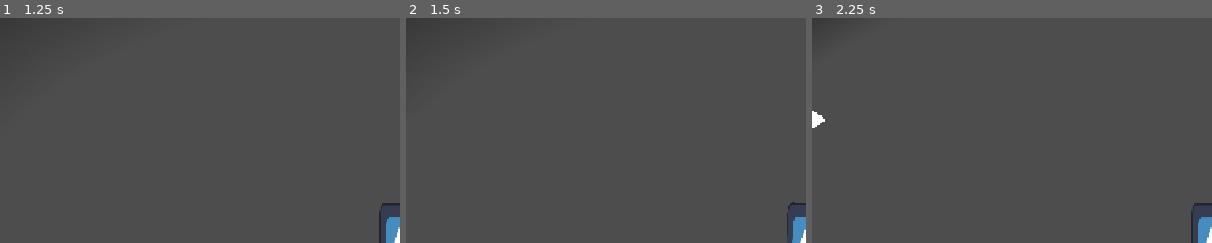
Above: before the commit, frames 1-3 (left to right).
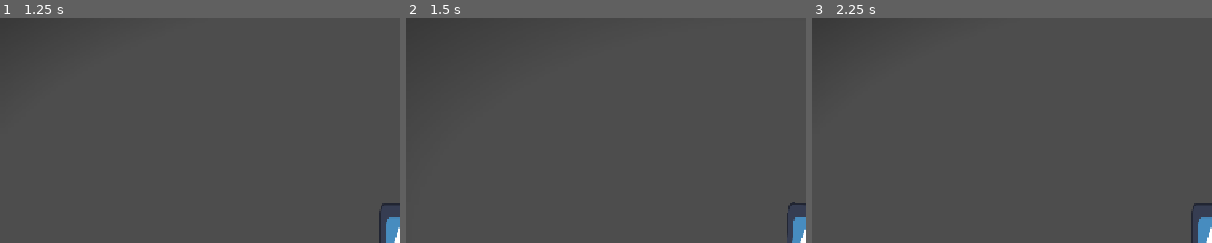
Above: after the commit, the same moments.

Repository: Jeremy-81/GamaBanda
Game: Godot game, scene res://scenes/game.tscn
The game is run twice, just before and just after one commit, with the same random seed, the same clock (stepped at 60 frames per second) and the same inputs. The engine's default icon, where the game draws it, is replaced by a stand-in: a white triangle on a blue panel in a dark square.
Inputs:
- Up to frame 1 (1.25 s): hold D (go_right) from 0.53 s (still down); hold Space (jump) from 0.53 s (still down)
- Up to frame 2 (1.5 s): keep holding D (go_right); release Space (jump) at 1.28 s; tap Ctrl (dash) at 1.35 s
- Up to frame 3 (2.25 s): tap Space (jump) at 1.52, 1.55, 1.82 s; release D (go_right) at 2.03 s; hold A (go_left) from 2.03 s (still down); hold Space (jump) from 2.03 s (still down)
The pictures show only the part of the screen within x 0-50%, y 0-50%; the shares and areas given below are measured in that part.

Frame 1 is identical in both runs. In frame 3, 0.2% of the frame differs, in the area x 0-4%, y 41-49%.

Commit message:
Added speed falling

Diff:
--- a/scenes/objects/player/player.gd
+++ b/scenes/objects/player/player.gd
@@ -1,13 +1,21 @@
 extends CharacterBody2D
+
+var base_darken_factor : float;
 
 var DASH_SPEED : float = 2500.0;
 var can_dash : bool = false;
+var has_jumped : bool = false;
 
 var gravity : float = 1800.0;
 
 var h_direction : float = 0.0;
 var h_speed : float = 800.0;
 var v_speed : float = 0.0;
+
+func _ready():
+	base_darken_factor = %ScreenShadow.texture.gradient.get_offset(0);
+	pass;
+
 
 func _process(delta) -> void:
 	# Dash state overwrites all movement.
@@ -20,6 +28,11 @@
 
 	if is_on_floor():
 		can_dash = true;
+		has_jumped = false;
+
+	var is_speed_falling := false;
+	if has_jumped and not is_on_floor() and Input.is_action_pressed("jump"):
+		is_speed_falling = true;
 
 	if Input.is_action_just_pressed("dash") and can_dash:
 		h_direction = sign(h_direction);
@@ -32,11 +45,20 @@
 
 	if Input.is_action_just_pressed("jump") and is_on_floor():
 		v_speed = -800.0;
-	v_speed += gravity * delta;
+	if Input.is_action_just_released("jump") and !has_jumped:
+		has_jumped = true;
+
+	if is_speed_falling:
+		v_speed += gravity * delta * 16;
+	else:
+		v_speed += gravity * delta;
 
 	velocity = Vector2(h_direction * h_speed, v_speed);
 	move_and_slide();
 	v_speed = velocity.y;
+
+	if is_speed_falling and is_on_floor():
+		$FloorImpactParticles.restart();
 	pass;
 
 
@@ -49,9 +71,9 @@
 
 func _darken_screen() -> void:
 	var darken_tween = get_tree().create_tween();
-	darken_tween.tween_method(_update_darken, 0.9, 0.8, 0.1);
+	darken_tween.tween_method(_update_darken, base_darken_factor, 0.9 * base_darken_factor, 0.1);
 	darken_tween.tween_interval($DashTimer.wait_time - 0.1);
-	darken_tween.tween_method(_update_darken, 0.8, 0.9, 0.08);
+	darken_tween.tween_method(_update_darken, 0.9 * base_darken_factor, base_darken_factor, 0.08);
 	darken_tween.play();
 	pass;
 
--- a/scenes/objects/player/player.tscn
+++ b/scenes/objects/player/player.tscn
@@ -18,6 +18,22 @@
 fill = 1
 fill_from = Vector2(0.5, 0.5)
 fill_to = Vector2(1, 1)
+
+[sub_resource type="Gradient" id="Gradient_0a575"]
+offsets = PackedFloat32Array(1)
+colors = PackedColorArray(1, 1, 1, 1)
+
+[sub_resource type="GradientTexture2D" id="GradientTexture2D_nkbs0"]
+gradient = SubResource("Gradient_0a575")
+
+[sub_resource type="ParticleProcessMaterial" id="ParticleProcessMaterial_wim6f"]
+particle_flag_disable_z = true
+direction = Vector3(0, -1, 0)
+initial_velocity_min = 414.28998
+initial_velocity_max = 414.28998
+gravity = Vector3(0, 1800, 0)
+scale_min = 0.19999999
+scale_max = 0.59999996
 
 [node name="Player" type="CharacterBody2D" unique_id=2105575625]
 script = ExtResource("1_g10m2")
@@ -51,3 +67,12 @@
 grow_horizontal = 2
 grow_vertical = 2
 texture = SubResource("GradientTexture2D_0a575")
+
+[node name="FloorImpactParticles" type="GPUParticles2D" parent="." unique_id=1556150090]
+position = Vector2(0, 72)
+emitting = false
+amount = 20
+texture = SubResource("GradientTexture2D_nkbs0")
+one_shot = true
+explosiveness = 1.0
+process_material = SubResource("ParticleProcessMaterial_wim6f")
